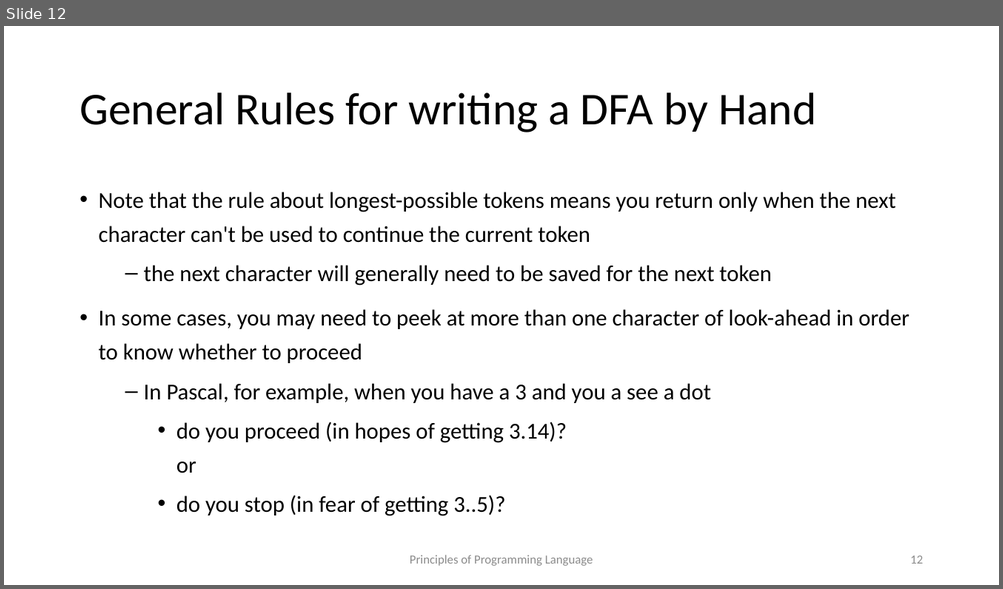
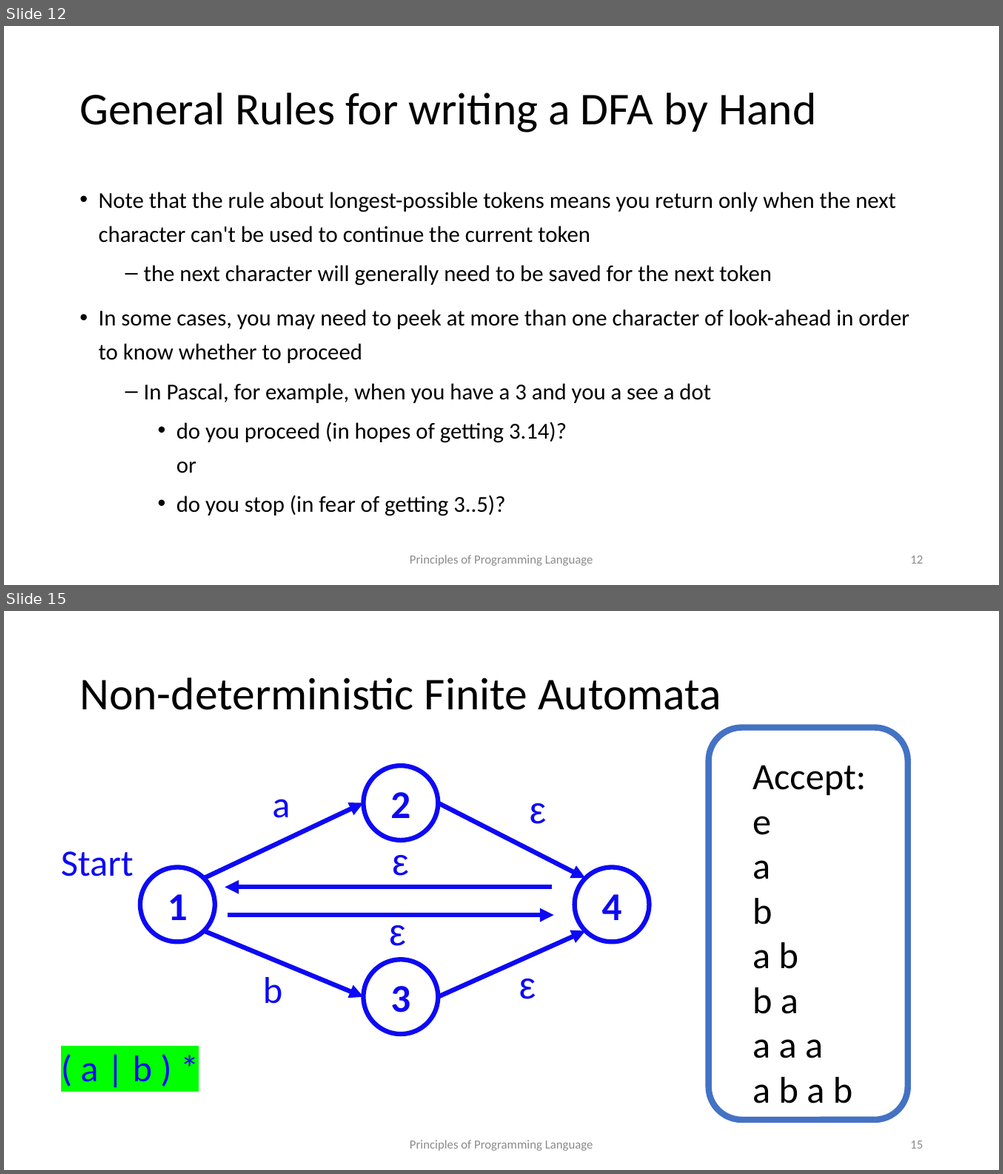
Before and after one commit to kongm/pl-design, a slide deck: scanning.pptx. Shown one above the other, each under a label of ours: slide 12 before the commit, slides 12 and 15 after it; the slides between them are not shown. The pictures are 1003x589 and 1003x1174 pixels, drawn with LibreOffice and Linux fonts; fonts in the diff are those of the drawing. Boxes give left, top, right and bottom in pixels: in the first picture for what was removed or moved away, otherwise in the second. Text is boxed around its words. In the diff, an @@ line names an element or a change of style, - is before the commit and + after.

```diff
--- a/scanning.pptx
+++ b/scanning.pptx
@@ slide 15 added at (4, 611, 999, 1170), background #FFFFFF @@
@@ title added at (79, 678, 721, 710), 44 pt, text #000000 @@
+Non-deterministic Finite Automata
@@ rounded rectangle added at (708, 727, 908, 1120), outline #4472C4 6 pt @@
@@ text added at (752, 765, 865, 1104), 36 pt, text #000000 @@
+Accept:
+e
+a
+b
+a b
+b a
+a a a
+a b a b
@@ ellipse added at (364, 766, 438, 841), outline #0D09F4 4.5 pt, 38 pt, text #0D09F4, bold @@
+2
@@ arrow added from (204, 878) to (364, 803), #0D09F4 4.5 pt @@
@@ text added at (272, 799, 290, 818), 36 pt, text #0D09F4 @@
+a
@@ arrow added from (438, 803) to (585, 878), #0D09F4 4.5 pt @@
@@ text added at (529, 803, 546, 824), 36 pt, text #0D09F4 @@
+ε
@@ text added at (61, 851, 134, 877), 36 pt, text #0D09F4 @@
+Start
@@ ellipse added at (140, 868, 214, 943), outline #0D09F4 4.5 pt, 38 pt, text #0D09F4, bold @@
+1
@@ text added at (392, 855, 408, 876), 36 pt, text #0D09F4 @@
+ε
@@ ellipse added at (575, 868, 649, 943), outline #0D09F4 4.5 pt, 38 pt, text #0D09F4, bold @@
+4
@@ arrow added from (552, 887) to (225, 887), #0D09F4 4.5 pt @@
@@ arrow added from (227, 915) to (554, 915), #0D09F4 4.5 pt @@
@@ text added at (389, 916, 405, 946), 36 pt, text #0D09F4 @@
+ε
@@ arrow added from (204, 931) to (364, 997), #0D09F4 4.5 pt @@
@@ arrow added from (438, 997) to (585, 931), #0D09F4 4.5 pt @@
@@ ellipse added at (364, 960, 438, 1035), outline #0D09F4 4.5 pt, 38 pt, text #0D09F4, bold @@
+3
@@ text added at (263, 977, 282, 1004), 36 pt, text #0D09F4 @@
+b
@@ text added at (519, 979, 535, 999), 36 pt, text #0D09F4 @@
+ε
@@ text added at (80, 1056, 152, 1082), 36 pt, text #0D09F4 @@
+( a | b ) *
@@ text added at (410, 1140, 593, 1151), 12 pt, text #8C8C8C @@
+Principles of Programming Language
@@ page number added at (910, 1141, 922, 1149), 12 pt, text #8C8C8C @@
+15
```
Also in this commit, not shown: 15 other slides added, 2 other files.
